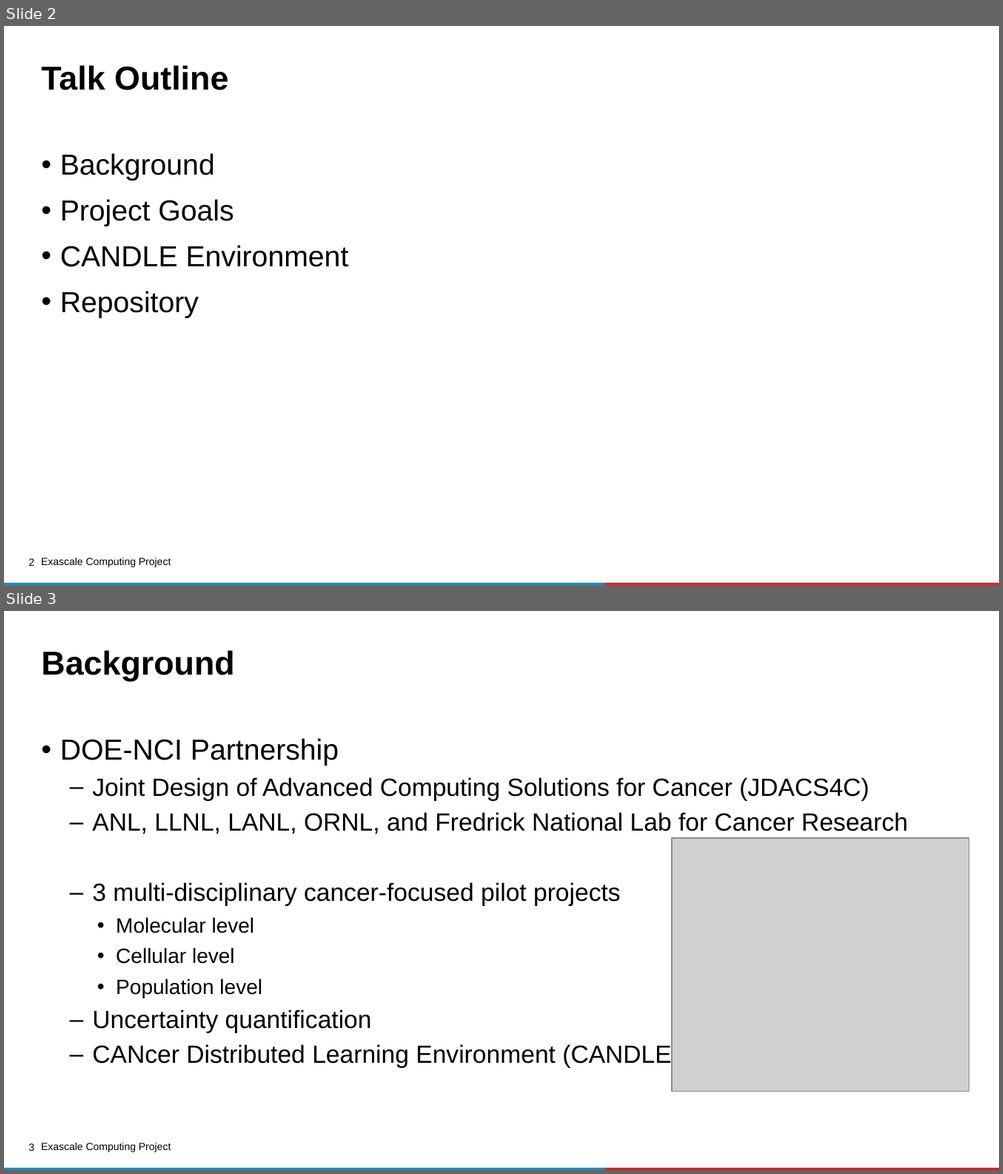
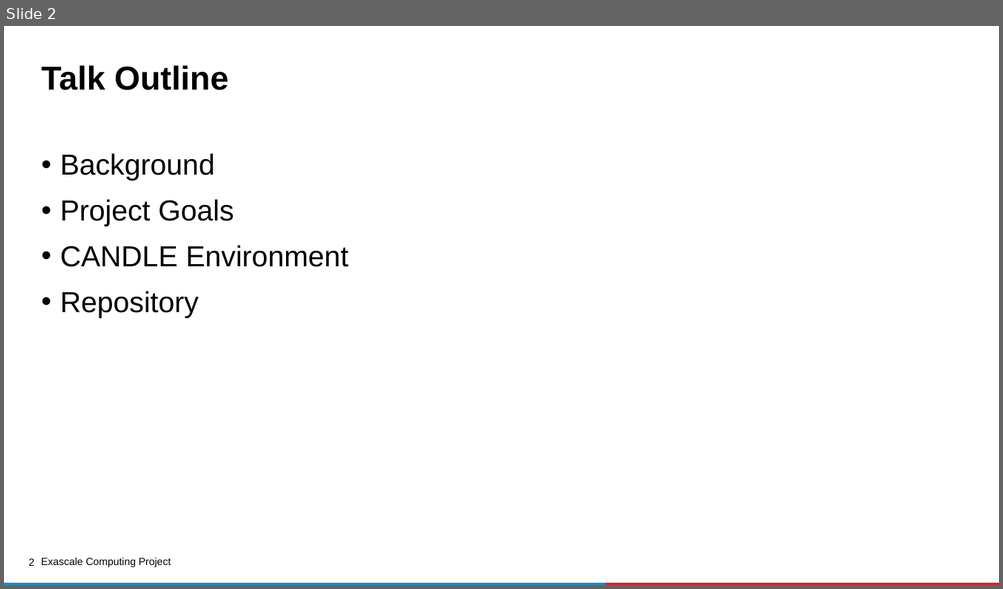
Before and after one commit to ECP-CANDLE/Tutorials, a slide deck: 2020/ECP/slides/01-Overview.pptx. Shown one above the other, each under a label of ours: slides 2 and 3 before the commit, slide 2 after it. The pictures are 1003x1174 and 1003x589 pixels, drawn with LibreOffice and Linux fonts; fonts in the diff are those of the drawing; grey boxes stand for pictures; background and template pictures are left out. Boxes give left, top, right and bottom in pixels: in the first picture for what was removed or moved away, otherwise in the second. Text is boxed around its words. In the diff, an @@ line names an element or a change of style, - is before the commit and + after.

```diff
--- a/2020/ECP/slides/01-Overview.pptx
+++ b/2020/ECP/slides/01-Overview.pptx
@@ slide 3 removed at (4,611,999,1170), background #FFFFFF; not listed: 4 template elements that a slide beside it also shows @@
@@ title removed at (41,650,234,681) @@
-Background
@@ text removed at (60,738,908,1068) @@
-• DOE-NCI Partnership
-  – Joint Design of Advanced Computing Solutions for Cancer (JDACS4C)
-  – ANL, LLNL, LANL, ORNL, and Fredrick National Lab for Cancer Research
-  – 3 multi-disciplinary cancer-focused pilot projects
-    • Molecular level
-    • Cellular level
-    • Population level
-  – Uncertainty quantification
-  – CANcer Distributed Learning Environment (CANDLE)
@@ picture removed at (671,839,969,1092) @@
```
Also in this commit, not shown: 1 slide changed, 2 slides added.
